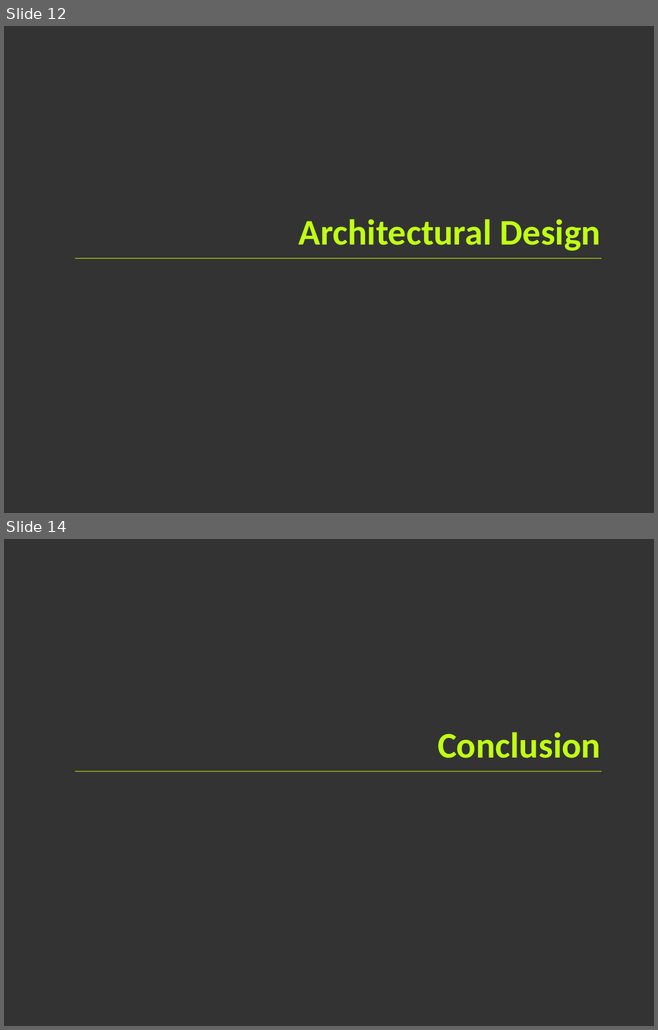
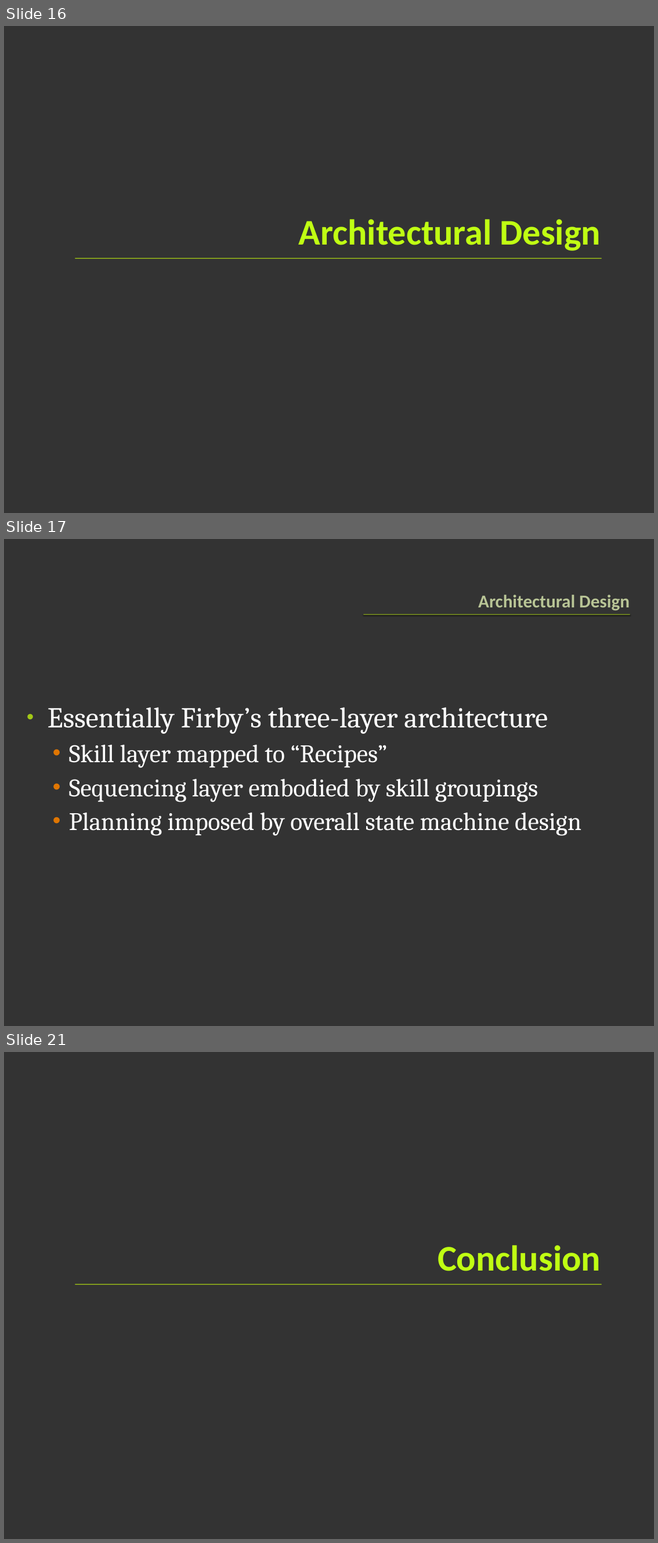
Before and after one commit to greck/0xDEADBEEF, a slide deck: PRES.pptx. Shown one above the other, each under a label of ours: slides 12 and 14 before the commit, slides 16, 17 and 21 after it; the slides between them are not shown. The pictures are 658x1030 and 658x1543 pixels, drawn with LibreOffice and Linux fonts; fonts in the diff are those of the drawing. Boxes give left, top, right and bottom in pixels: in the first picture for what was removed or moved away, otherwise in the second. Text is boxed around its words. In the diff, an @@ line names an element or a change of style, - is before the commit and + after.

```diff
--- a/PRES.pptx
+++ b/PRES.pptx
@@ slide 17 added at [4,539,654,1026], background #333333 @@
@@ title added at [478,595,629,610], 20 pt, text #BAC696, bold @@
+Architectural Design
@@ rectangle added at [363,614,630,615], fill #A2C816 @@
@@ text added at [48,707,581,836], 28 pt, text #FFFFFF @@
+• Essentially Firby’s three-layer architecture
+  • Skill layer mapped to “Recipes”
+  • Sequencing layer embodied by skill groupings
+  • Planning imposed by overall state machine design
@@ what was slide 12 is now slide 16 @@
@@ what was slide 14 is now slide 21 @@
```
Also in this commit, not shown: 4 slides changed, 7 other slides added, 1 slide removed.
